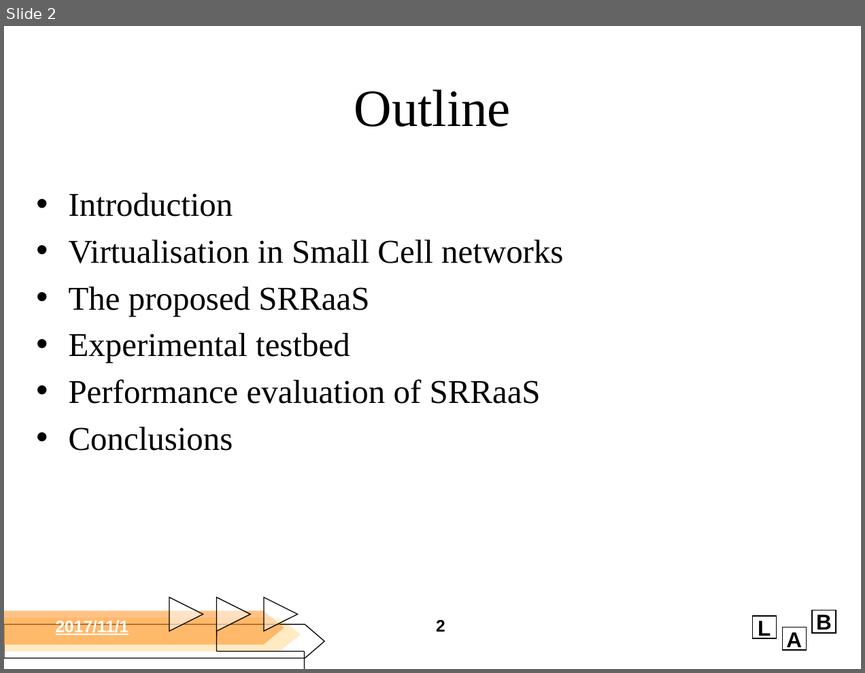
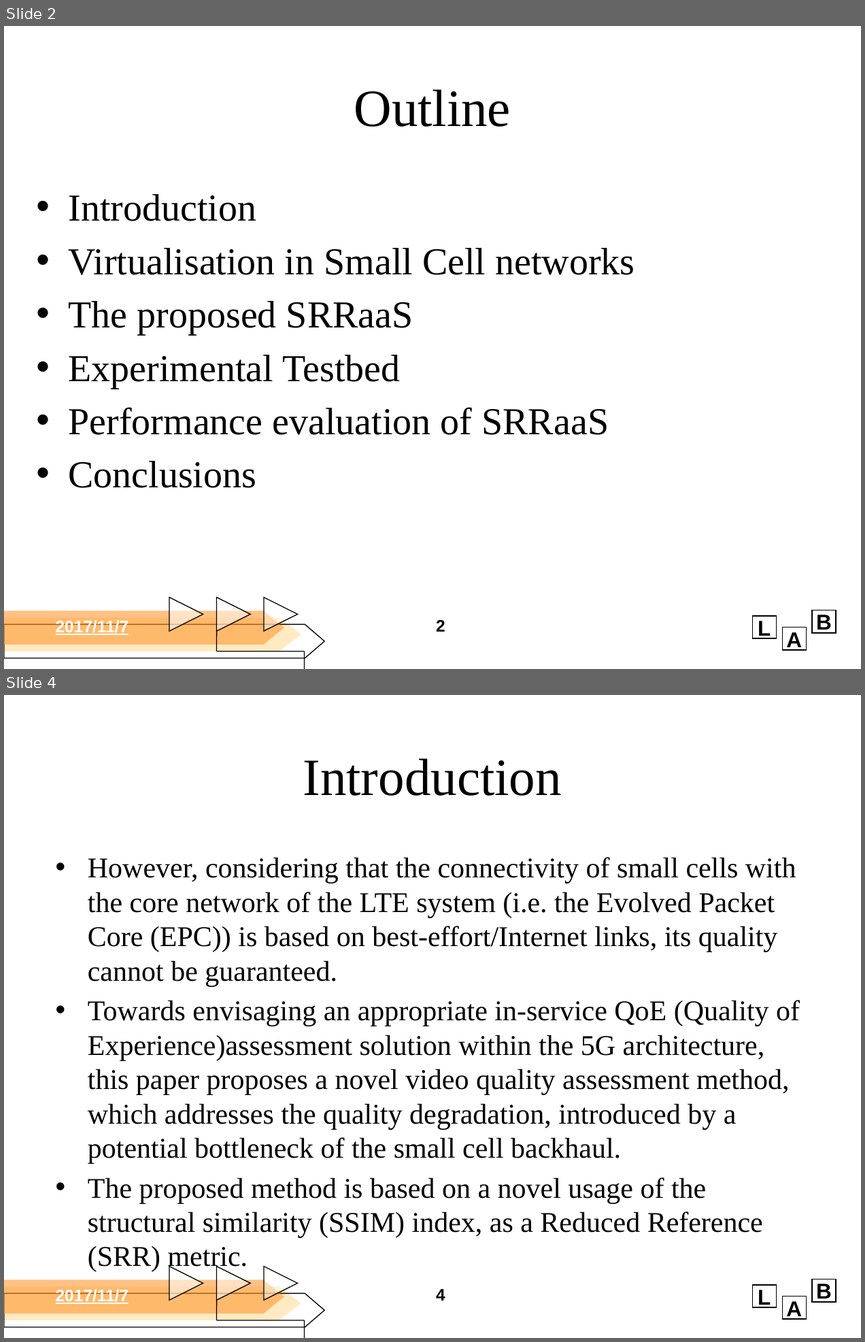
Before and after one commit to d26000523/ciis, a slide deck: homework/1109.pptx. Shown one above the other, each under a label of ours: slide 2 before the commit, slides 2 and 4 after it; the slides between them are not shown. The pictures are 865x673 and 865x1342 pixels, drawn with LibreOffice and Linux fonts; fonts in the diff are those of the drawing; background and template pictures are left out. Boxes give left, top, right and bottom in pixels: in the first picture for what was removed or moved away, otherwise in the second. Text is boxed around its words. In the diff, an @@ line names an element or a change of style, - is before the commit and + after.

Commit message:
paper

```diff
--- a/homework/1109.pptx
+++ b/homework/1109.pptx
@@ slide 4 added at bbox=[4, 695, 861, 1338], background picture (left out); not listed: 12 template elements that a slide beside it also shows @@
@@ title added at bbox=[303, 758, 562, 796], 44 pt, text #000000 @@
+Introduction
@@ text added at bbox=[88, 857, 800, 1272], 24 pt, text #000000 @@
+• However, considering that the connectivity of small cells with the core network of the LTE system (i.e. the Evolved Packet Core (EPC)) is based on best-effort/Internet links, its quality cannot be guaranteed.
+• Towards envisaging an appropriate in-service QoE (Quality of Experience)assessment solution within the 5G architecture, this paper proposes a novel video quality assessment method, which addresses the quality degradation, introduced by a potential bottleneck of the small cell backhaul.
+• The proposed method is based on a novel usage of the structural similarity (SSIM) index, as a Reduced Reference (SRR) metric.
@@ text added at bbox=[56, 1289, 129, 1304], 14 pt, text #FFFFFF, bold, underline @@
+2017/11/7
@@ page number added at bbox=[436, 1289, 445, 1300], 14 pt, text #000000, bold @@
+4
@@ slide 2 changed as well @@
@@ text at bbox=[69, 194, 634, 488]: size 28 to 32 pt in "Introduction", "Virtualisation in Small Cell networks", "The proposed SRRaaS", "Performance evaluation of SRRaaS" and 1 more places @@
@@ text at bbox=[69, 354, 400, 388]: text changed; size 28 to 32 pt @@
-• Experimental testbed
+• Experimental Testbed
@@ text at bbox=[56, 620, 129, 635]: text changed @@
-2017/11/1
+2017/11/7
```
Also in this commit, not shown: 3 other slides changed, 15 other slides added.
